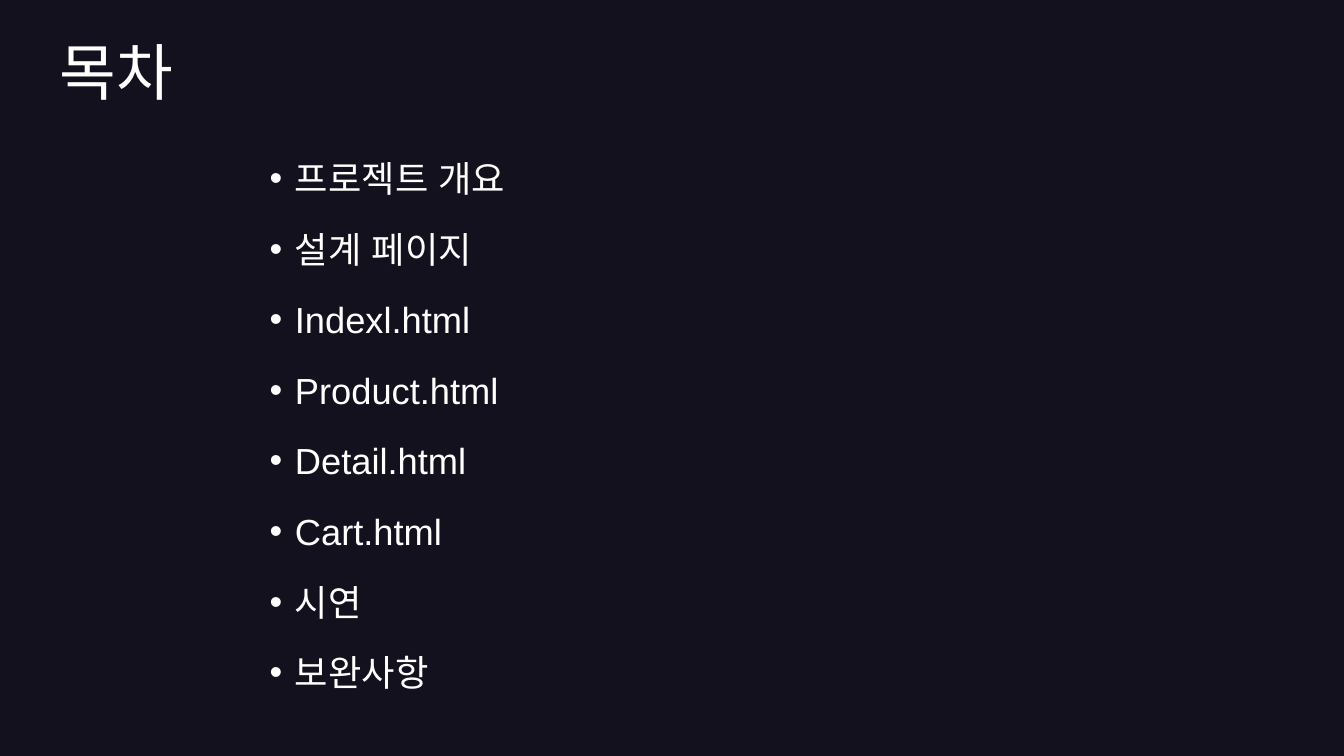
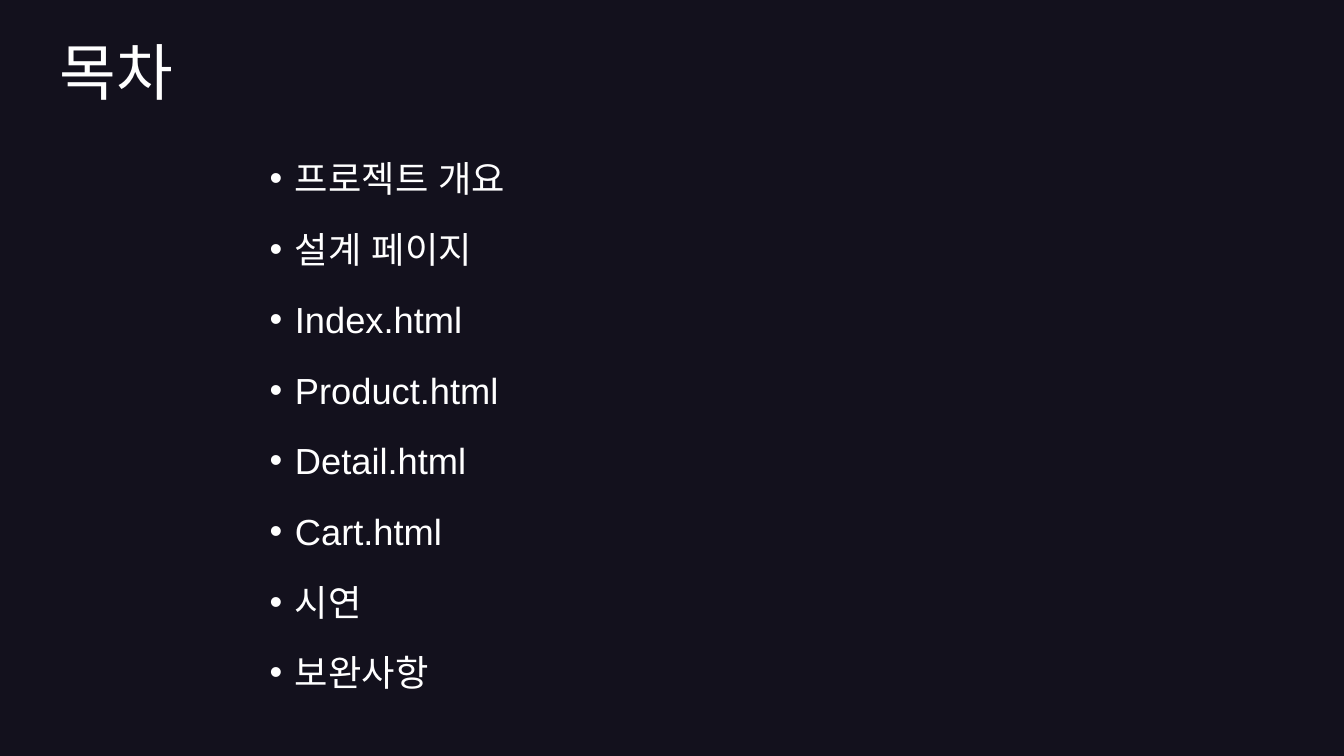
Before and after one commit to hyunkyumlee/FrontProject, a slide deck: slide 2 of 발표 자료/푸마_발표ppt.pptx. Drawn at 1344x756 pixels with LibreOffice and Linux fonts; fonts in the diff are those of the drawing. Boxes give left, top, right and bottom in pixels: in the first picture for what was removed or moved away, otherwise in the second. Text is boxed around its words. In the diff, an @@ line names an element or a change of style, - is before the commit and + after.

```diff
--- a/발표 자료/푸마_발표ppt.pptx
+++ b/발표 자료/푸마_발표ppt.pptx
@@ text at (x1=295, y1=306, x2=462, y2=334): text changed @@
-• Indexl.html
+• Index.html
```
Also in this commit, not shown: 1 other slide changed, 1 other file.
